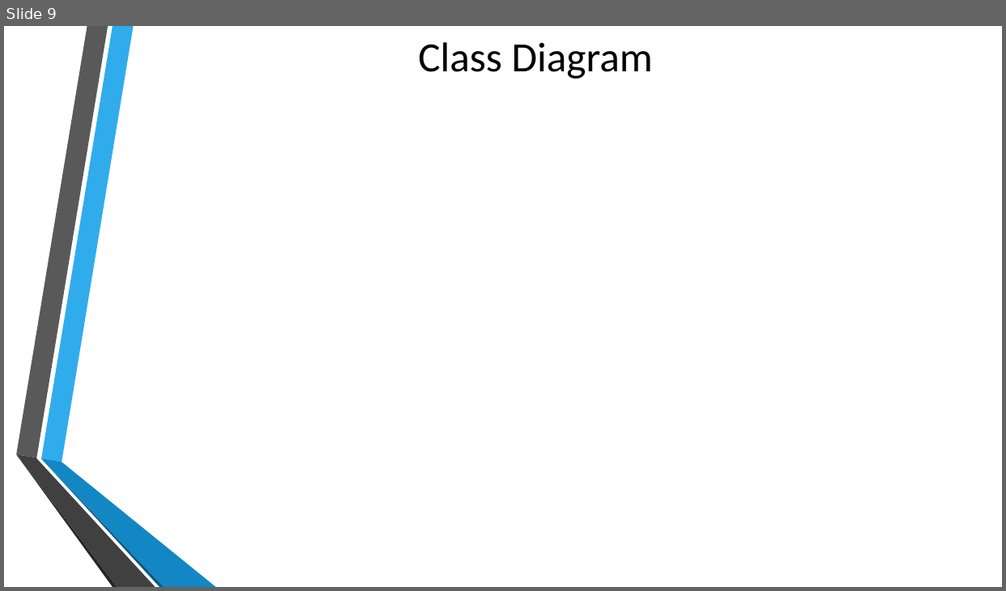
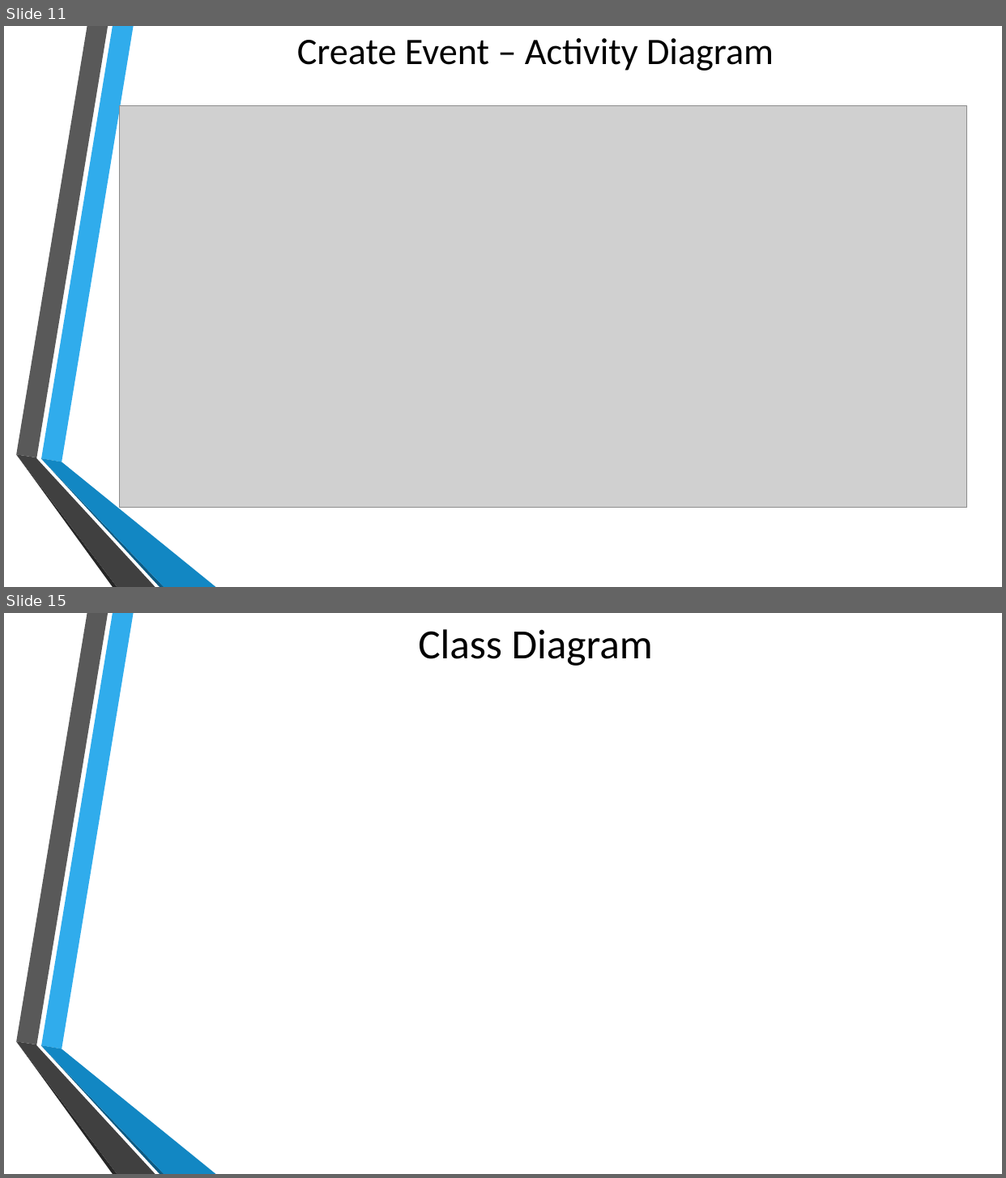
Before and after one commit to cewrobel/Colt_Timeline, a slide deck: presentation/Requirements_TimelineGroup.pptx. Shown one above the other, each under a label of ours: slide 9 before the commit, slides 11 and 15 after it; the slides between them are not shown. The pictures are 1006x591 and 1006x1178 pixels, drawn with LibreOffice and Linux fonts; fonts in the diff are those of the drawing; grey boxes stand for pictures; background and template pictures are left out. Boxes give left, top, right and bottom in pixels: in the first picture for what was removed or moved away, otherwise in the second. Text is boxed around its words. In the diff, an @@ line names an element or a change of style, - is before the commit and + after.

```diff
--- a/presentation/Requirements_TimelineGroup.pptx
+++ b/presentation/Requirements_TimelineGroup.pptx
@@ slide 11 added at bbox=[4, 26, 1002, 587], background picture (left out); not listed: 6 template elements that a slide beside it also shows @@
@@ title added at bbox=[297, 38, 774, 71], 36 pt, text #000000 @@
+Create Event – Activity Diagram
@@ picture added at bbox=[119, 105, 967, 507] @@
@@ what was slide 9 is now slide 15 @@
```
Also in this commit, not shown: 2 slides changed, 4 other slides added.
